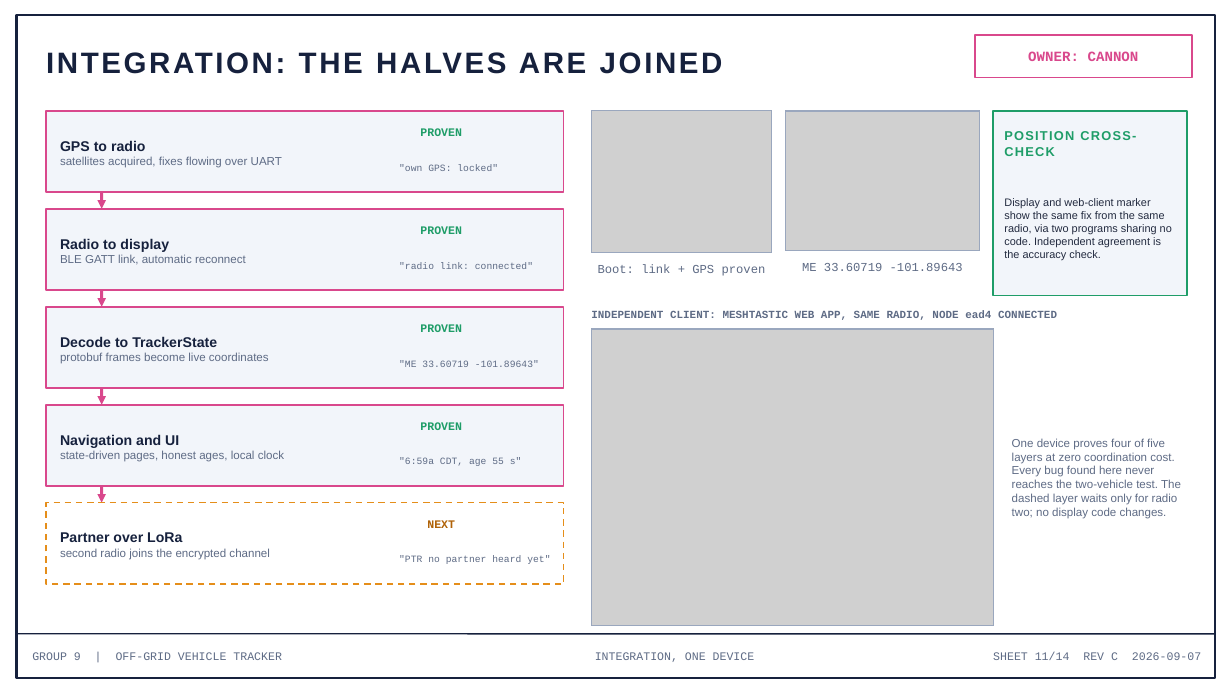
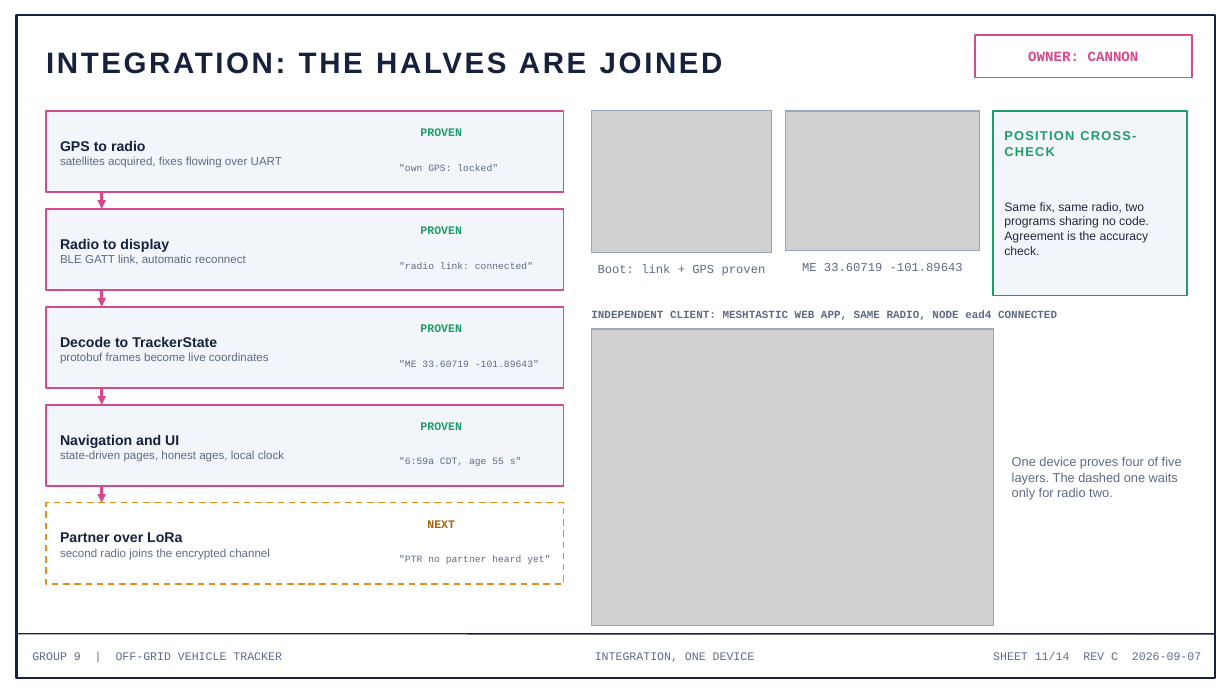
Before and after one commit to deosgracius/offgrid-vehicle-tracker, a slide deck: slide 11 of docs/presentations/Group9_Presentation3_Week3.pptx. Drawn at 1232x693 pixels with LibreOffice and Linux fonts; fonts in the diff are those of the drawing; grey boxes stand for pictures. Boxes give left, top, right and bottom in pixels: in the first picture for what was removed or moved away, otherwise in the second. Text is boxed around its words. In the diff, an @@ line names an element or a change of style, - is before the commit and + after.

```diff
--- a/docs/presentations/Group9_Presentation3_Week3.pptx
+++ b/docs/presentations/Group9_Presentation3_Week3.pptx
@@ text at box(1004, 202, 1149, 255): text changed; size 8.5 to 9.5 pt @@
-Display and web-client marker show the same fix from the same radio, via two programs sharing no code. Independent agreement is the accuracy check.
+Same fix, same radio, two programs sharing no code. Agreement is the accuracy check.
@@ text at box(1012, 456, 1182, 500): text changed; size 9 to 10 pt @@
-One device proves four of five layers at zero coordination cost. Every bug found here never reaches the two-vehicle test. The dashed layer waits only for radio two; no display code changes.
+One device proves four of five layers. The dashed one waits only for radio two.
```
Also in this commit, not shown: 11 other slides changed, 1 other file.
